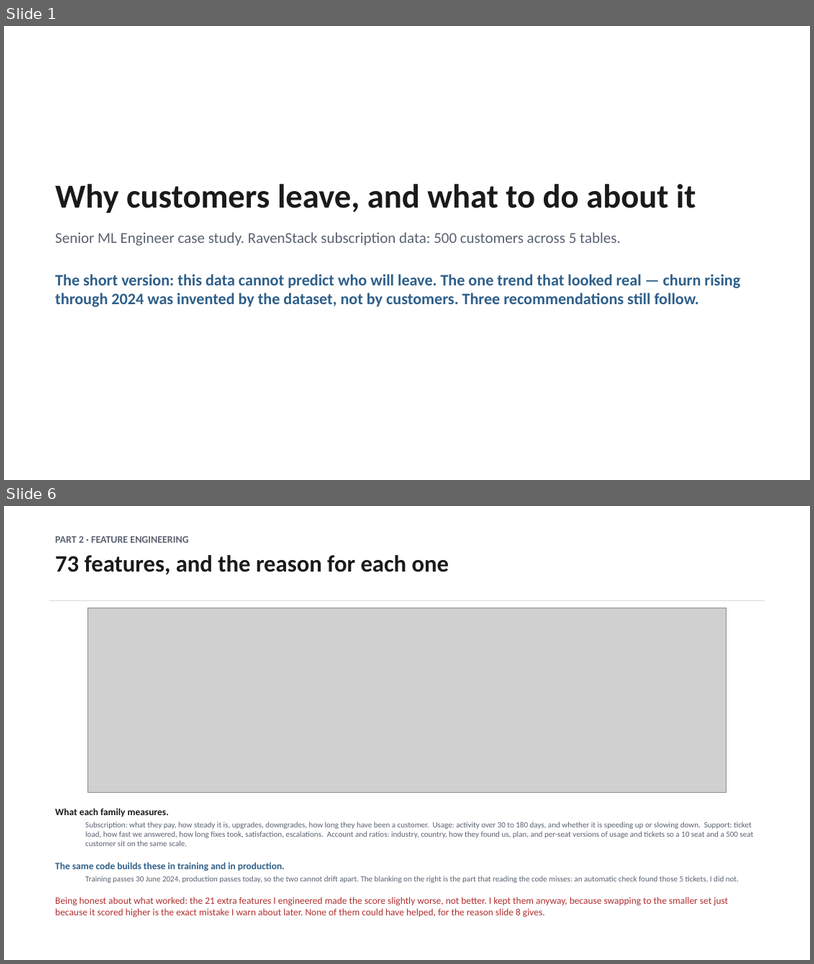
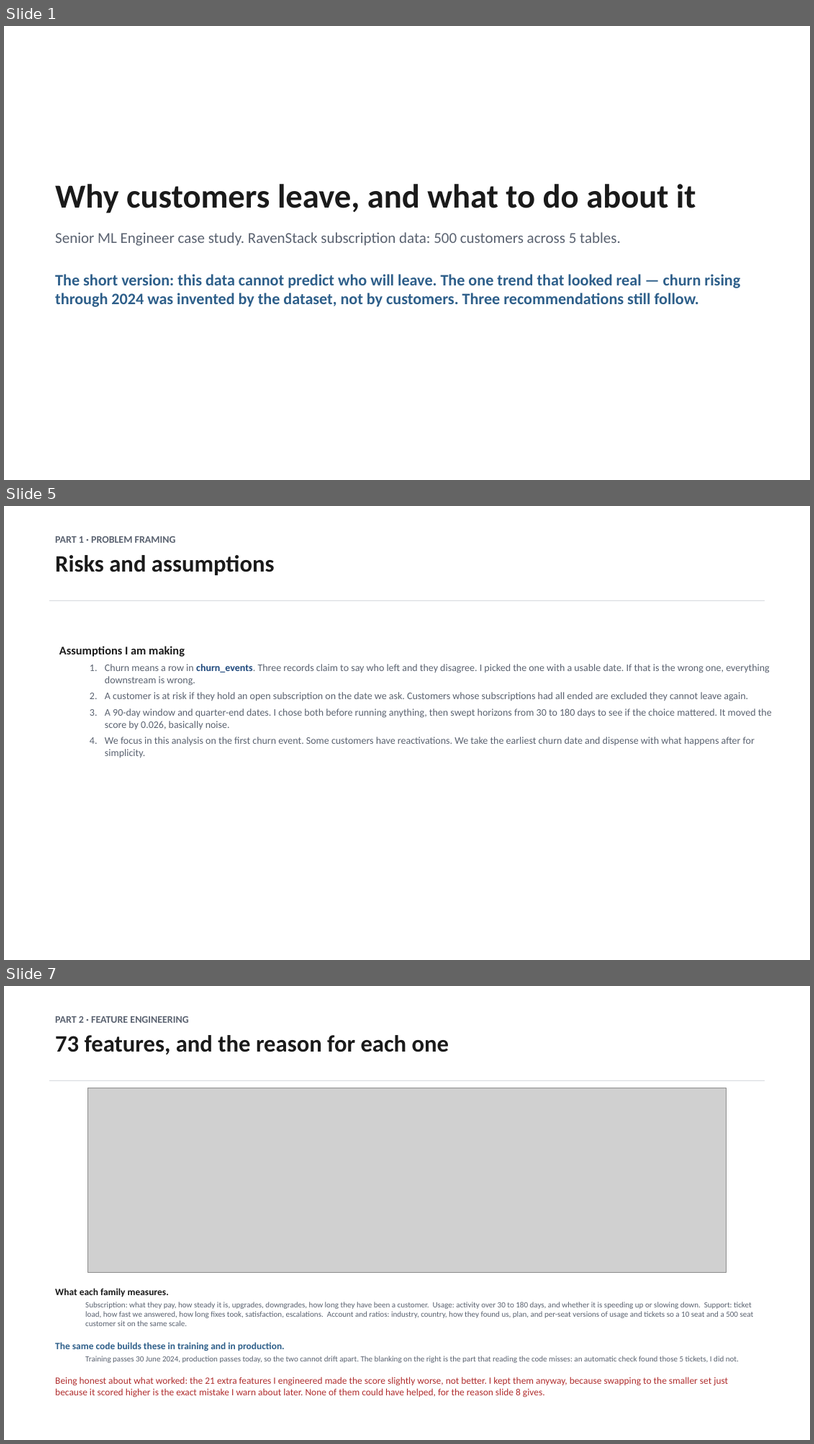
Before and after one commit to dmitriyratu/avepoint-churn-case-study, a slide deck: outputs/decks/AvePoint_Case_Study.pptx. Shown one above the other, each under a label of ours: slides 1 and 6 before the commit, slides 1, 5 and 7 after it; the slides between them are not shown. The pictures are 814x964 and 814x1444 pixels, drawn with LibreOffice and Linux fonts; fonts in the diff are those of the drawing; grey boxes stand for pictures. Boxes give left, top, right and bottom in pixels: in the first picture for what was removed or moved away, otherwise in the second. Text is boxed around its words. In the diff, an @@ line names an element or a change of style, - is before the commit and + after.

Commit message:
Update `AvePoint_Case_Study.pptx` with new content and visual adjustments
- Modified the `AvePoint_Case_Study.pptx` to incorporate recent updates, enhancing the overall presentation quality and alignment with the latest analysis.
- Adjusted visual elements to improve clarity and engagement in the communication of key findings.

These changes aim to ensure the presentation effectively conveys the insights from the case study.

```diff
--- a/outputs/decks/AvePoint_Case_Study.pptx
+++ b/outputs/decks/AvePoint_Case_Study.pptx
@@ slide 5 added at [4,506,810,960], background #FFFFFF @@
@@ text added at [55,536,275,575], 12 pt, text #5A6270, bold @@
+PART 1 · PROBLEM FRAMING
+Risks and assumptions
@@ rectangle added at [49,600,765,601], fill #D8DCE0 @@
@@ text added at [59,646,772,757], 12 pt, text #5A6270 @@
+Assumptions I am making
+  1. Churn means a row in churn_events. Three records claim to say who left and they disagree. I picked the one with a usable date. If that is the wrong one, everything downstream is wrong.
+  2. A customer is at risk if they hold an open subscription on the date we ask. Customers whose subscriptions had all ended are excluded they cannot leave again.
+  3. A 90-day window and quarter-end dates. I chose both before running anything, then swept horizons from 30 to 180 days to see if the choice mattered. It moved the score by 0.026, basically noise.
+  4. We focus in this analysis on the first churn event. Some customers have reactivations. We take the earliest churn date and dispense with what happens after for simplicity.
@@ what was slide 6 is now slide 7 @@
```
Also in this commit, not shown: 4 slides changed, 4 other files.
